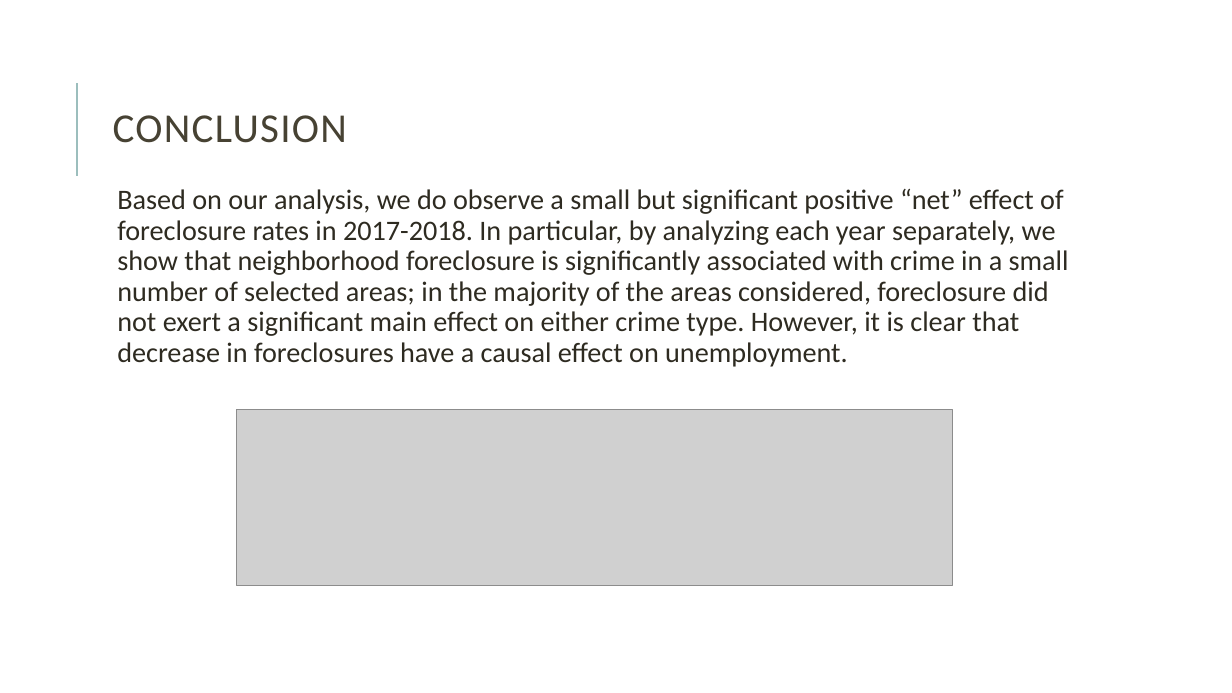
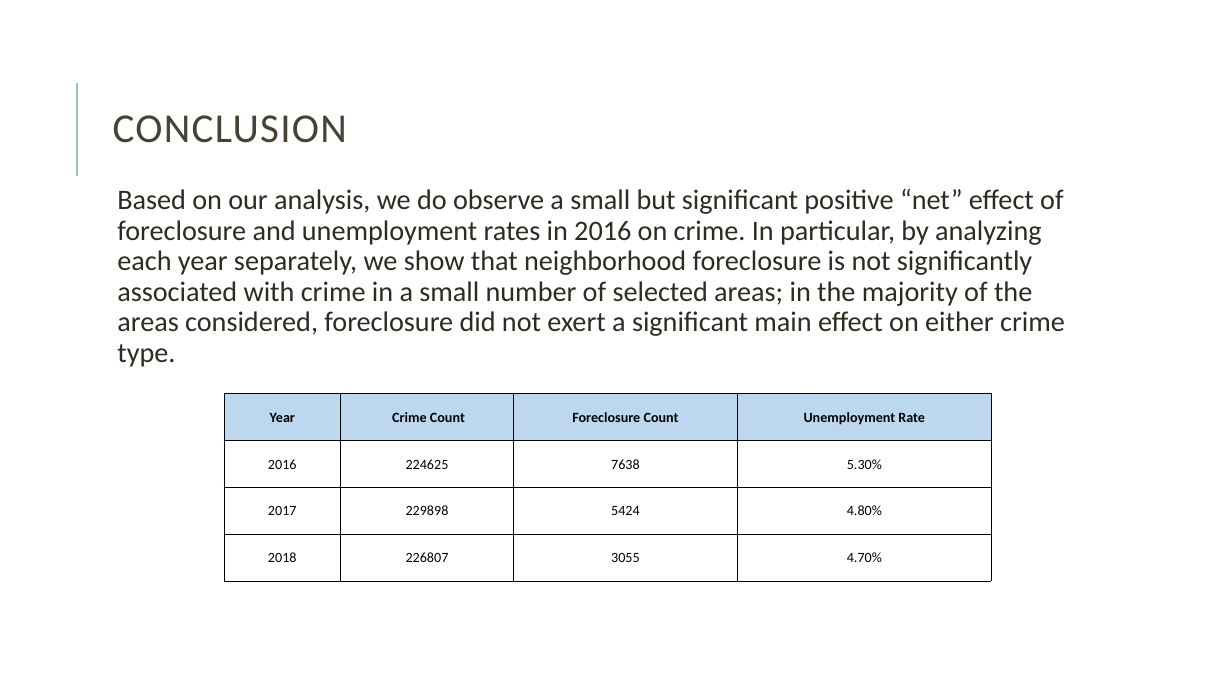
Before and after one commit to rks7255/RUTGProject1, a slide deck: slide 20 of Reena/Presentation Final Draft.pptx (slide 16 before the commit). Drawn at 1232x693 pixels with LibreOffice and Linux fonts; fonts in the diff are those of the drawing; grey boxes stand for pictures. Boxes give left, top, right and bottom in pixels: in the first picture for what was removed or moved away, otherwise in the second. Text is boxed around its words. In the diff, an @@ line names an element or a change of style, - is before the commit and + after.

Commit message:
FInal Presentation

```diff
--- a/Reena/Presentation Final Draft.pptx
+++ b/Reena/Presentation Final Draft.pptx
@@ text at bbox=[117, 189, 1065, 367]: text changed @@
-  Based on our analysis, we do observe a small but significant positive “net” effect of foreclosure rates in 2017-2018. In particular, by analyzing each year separately, we show that neighborhood foreclosure is significantly associated with crime in a small number of selected areas; in the majority of the areas considered, foreclosure did not exert a significant main effect on either crime type. However, it is clear that decrease in foreclosures have a causal effect on unemployment.
+  Based on our analysis, we do observe a small but significant positive “net” effect of foreclosure and unemployment rates in 2016 on crime. In particular, by analyzing each year separately, we show that neighborhood foreclosure is not significantly associated with crime in a small number of selected areas; in the majority of the areas considered, foreclosure did not exert a significant main effect on either crime type.
@@ table added at bbox=[224, 394, 991, 581], 4 rows, 4 columns @@
+Year | Crime Count | Foreclosure Count | Unemployment Rate
+2016 | 224625 | 7638 | 5.30%
+2017 | 229898 | 5424 | 4.80%
+2018 | 226807 | 3055 | 4.70%
@@ picture removed at bbox=[237, 409, 952, 586] @@
```
Also in this commit, not shown: 4 other slides changed, 5 slides added, 1 slide removed.
